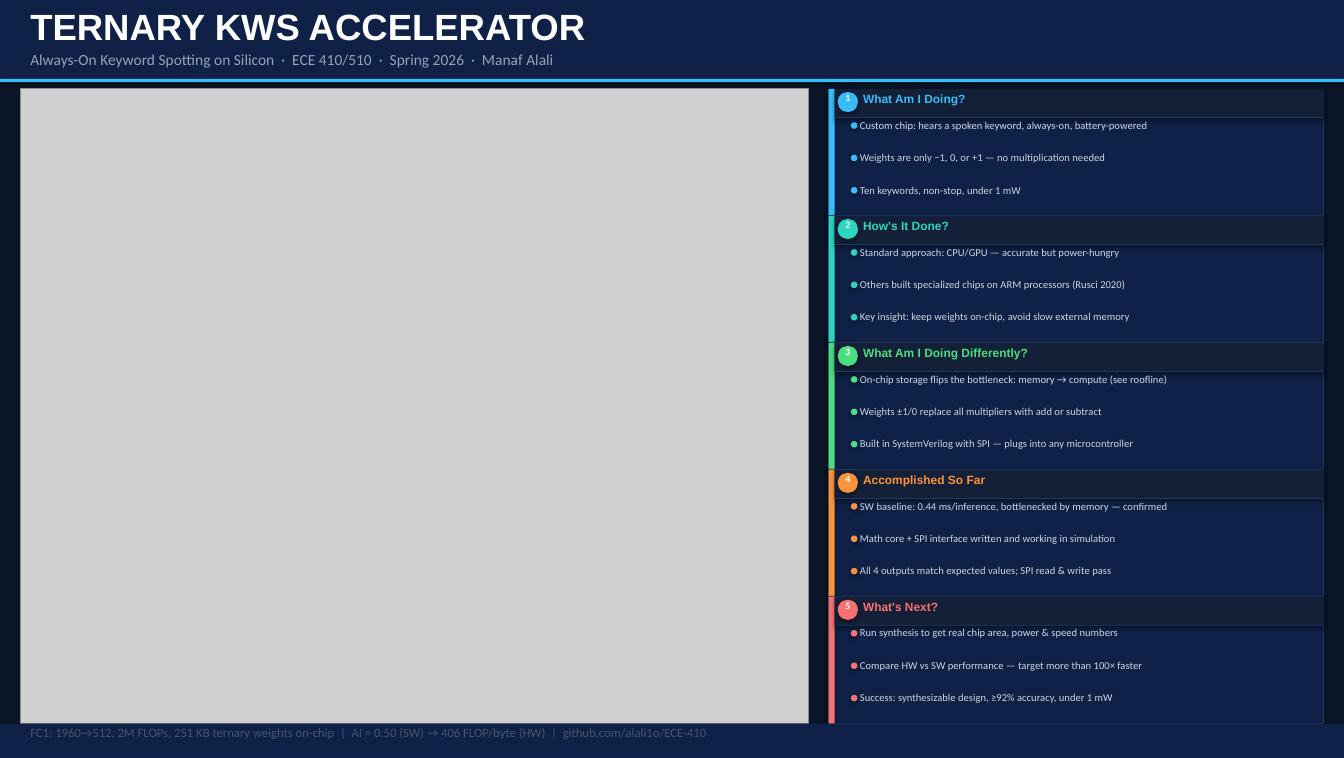
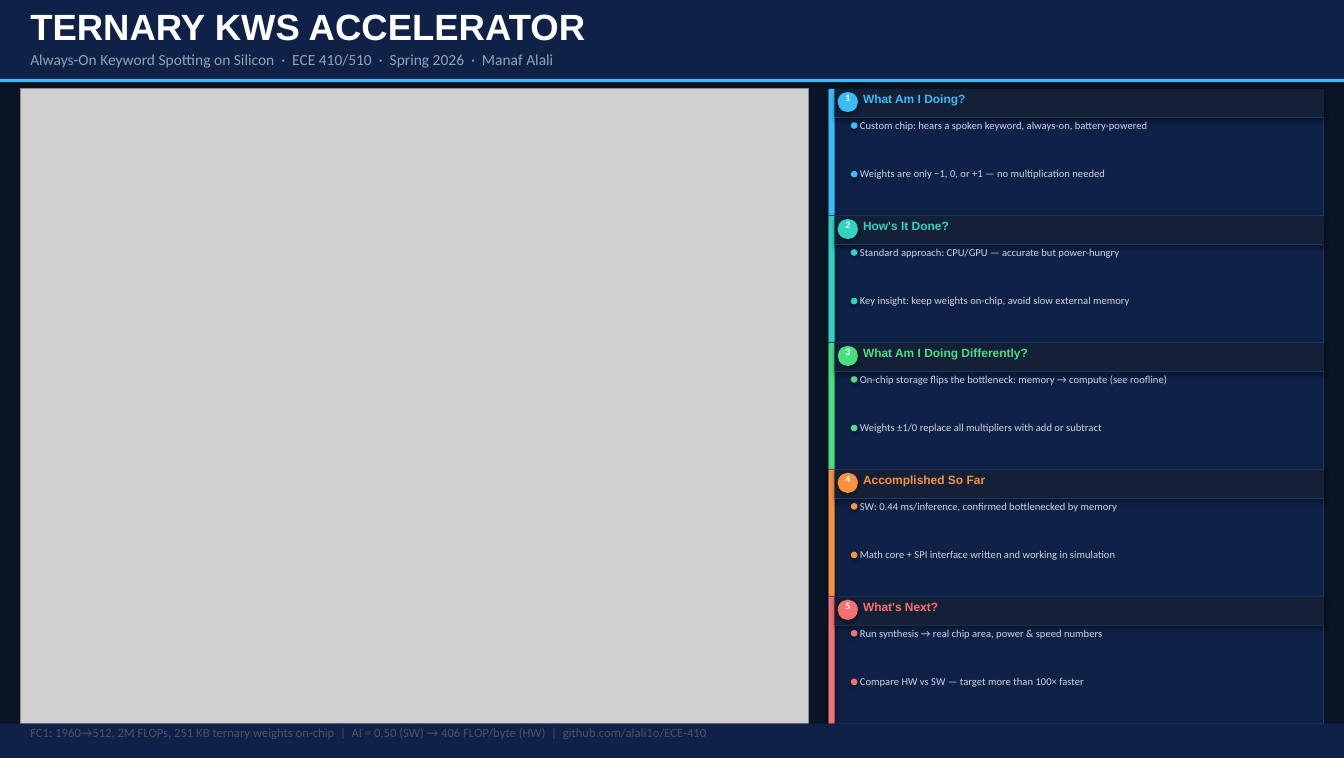
Before and after one commit to alali1o/ECE-410, a slide deck: slide 1 of project/lightning_talk.pptx. Drawn at 1344x758 pixels with LibreOffice and Linux fonts; fonts in the diff are those of the drawing; grey boxes stand for pictures. Boxes give left, top, right and bottom in pixels: in the first picture for what was removed or moved away, otherwise in the second. Text is boxed around its words. In the diff, an @@ line names an element or a change of style, - is before the commit and + after.

```diff
--- a/project/lightning_talk.pptx
+++ b/project/lightning_talk.pptx
@@ text "Weights are only −1, 0, ...": place and size @@
-text "Weights are only −1, 0, ..." at (860,153,1105,163)
+text "Weights are only −1, 0, ..." at (860,169,1105,179)
@@ ellipse removed at (851,187,858,194) @@
@@ text removed at (860,186,1021,196) @@
-Ten keywords, non-stop, under 1 mW
@@ ellipse: place and size @@
-ellipse at (851,314,858,321)
+ellipse at (851,298,858,305)
@@ ellipse removed at (851,282,858,289) @@
@@ text "Key insight: keep weights on-chip, ...": place and size @@
-text "Key insight: keep weights on-chip, ..." at (860,312,1129,322)
+text "Key insight: keep weights on-chip, ..." at (860,296,1129,306)
@@ text removed at (860,280,1125,290) @@
-Others built specialized chips on ARM processors (Rusci 2020)
@@ ellipse removed at (851,441,858,448) @@
@@ text "Weights ±1/0 replace all multipliers ...": place and size @@
-text "Weights ±1/0 replace all multipliers ..." at (860,407,1101,417)
+text "Weights ±1/0 replace all multipliers ..." at (860,423,1101,433)
@@ text removed at (860,439,1134,449) @@
-Built in SystemVerilog with SPI — plugs into any microcontroller
@@ text at (860,502,1117,512): text changed @@
-SW baseline: 0.44 ms/inference, bottlenecked by memory — confirmed
+SW: 0.44 ms/inference, confirmed bottlenecked by memory
@@ ellipse removed at (851,568,858,575) @@
@@ text "Math core + SPI interface ...": place and size @@
-text "Math core + SPI interface ..." at (860,534,1115,544)
+text "Math core + SPI interface ..." at (860,550,1115,560)
@@ text removed at (860,566,1111,576) @@
-All 4 outputs match expected values; SPI read & write pass
@@ text at (860,629,1102,639): text changed @@
-Run synthesis to get real chip area, power & speed numbers
+Run synthesis → real chip area, power & speed numbers
@@ 4 ellipses: place and size @@
-4 ellipses at (851,155,858,669)
+4 ellipses at (851,171,858,685)
@@ text at (860,678,1084,687): text changed @@
-Compare HW vs SW performance — target more than 100× faster
+Compare HW vs SW — target more than 100× faster
@@ ellipse removed at (851,694,858,701) @@
@@ text removed at (860,693,1113,703) @@
-Success: synthesizable design, ≥92% accuracy, under 1 mW
```
